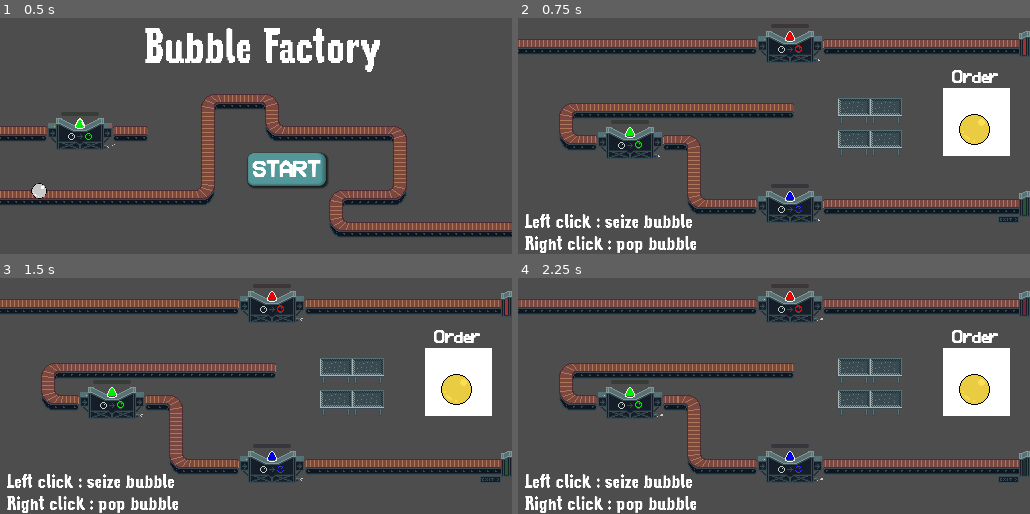
Above: before the commit, frames 1-4 (two rows, left to right).
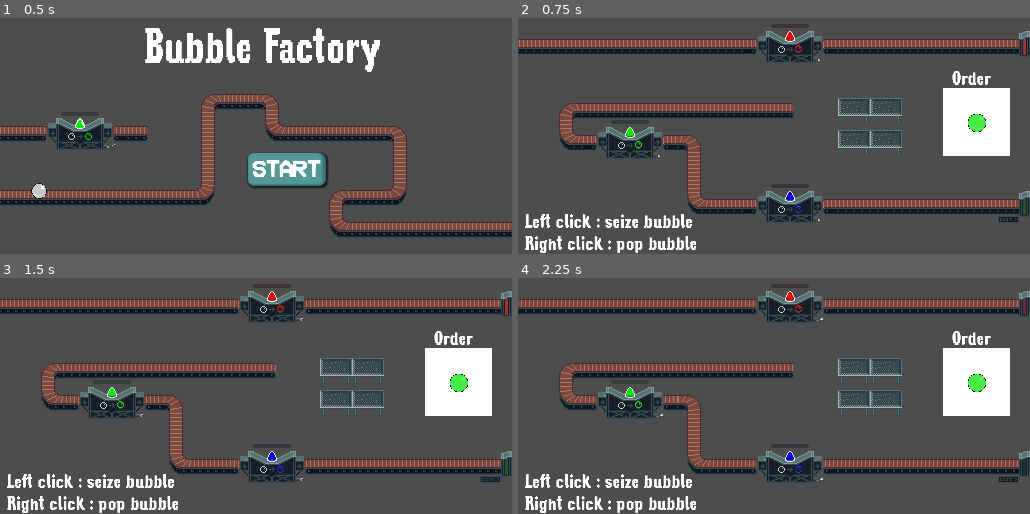
Above: after the commit, the same moments.

Repository: rems64/BubbleAssembly
Game: Godot game, scene res://bienvenue.tscn
Two runs of this game, one before a commit and one after it. Both use one fixed random seed, a clock stepped at 60 frames per second and the inputs below.
Inputs (mouse positions are in pixels of both pictures, inside the frame that each line leads up to):
- Up to frame 1 (0.5 s): no input
- Up to frame 2 (0.75 s): click "START" at 0.5 s
- Up to frame 3 (1.5 s): move the mouse to (368, 372) at 1.27 s; click (368, 372) at 1.42 s
- Up to frame 4 (2.25 s): move the mouse to (671, 398) at 2.02 s; click (671, 398) at 2.17 s

Frame 1 is identical in both runs. In frame 2, 0.9% of the frame differs, in the area x 84-94%, y 22-54%; in frame 3, 0.9%; in frame 4, 0.9%.

Commit message:
new levels

Diff:
--- a/bubulle.tscn
+++ b/bubulle.tscn
@@ -169,7 +169,6 @@
 animation = &"bulle"
 
 [node name="CollisionShape2D" type="CollisionShape2D" parent="."]
-visible = false
 shape = SubResource("CircleShape2D_2sphb")
 
 [connection signal="body_entered" from="." to="." method="_on_bulle_collisioned"]
--- a/level01.tscn
+++ b/level01.tscn
@@ -1,17 +1,19 @@
-[gd_scene load_steps=26 format=4 uid="uid://cd8ornr32tkhw"]
+[gd_scene load_steps=28 format=4 uid="uid://cd8ornr32tkhw"]
 
 [ext_resource type="TileSet" uid="uid://b8b7c7jw0qg2m" path="res://factory_belts.tres" id="1_0rjcl"]
 [ext_resource type="Script" path="res://main.gd" id="1_xra8f"]
 [ext_resource type="FontFile" uid="uid://dw1oa587pisml" path="res://PixelBook-Regular.ttf" id="2_0j4c4"]
 [ext_resource type="Script" path="res://objectif.gd" id="2_3rmrg"]
 [ext_resource type="Texture2D" uid="uid://12n0d04wd02l" path="res://illus/level_objectifs/lv0.png" id="2_3wd65"]
-[ext_resource type="FontFile" uid="uid://dbmqagvqypr2v" path="res://Pixle_Font.ttf" id="2_3x6ar"]
 [ext_resource type="PackedScene" uid="uid://bnxpox1r4ypfm" path="res://bubulle.tscn" id="2_gc5vy"]
 [ext_resource type="Texture2D" uid="uid://bakfbds3klh1t" path="res://illus/level_objectifs/lv1.png" id="3_k8yba"]
 [ext_resource type="Texture2D" uid="uid://i11malh6w03d" path="res://illus/level_objectifs/lv2.png" id="4_c7apq"]
 [ext_resource type="PackedScene" path="res://conveyor.tscn" id="4_ir3kw"]
 [ext_resource type="PackedScene" uid="uid://brc6qlway2mx5" path="res://color_changer.tscn" id="5_si668"]
 [ext_resource type="PackedScene" uid="uid://bp5p0og3uv3i2" path="res://exit.tscn" id="6_ppdk1"]
+[ext_resource type="Texture2D" uid="uid://bbrpmyk36x5hq" path="res://illus/level_objectifs/lv3.png" id="7_5vbqx"]
+[ext_resource type="Texture2D" uid="uid://bgstoiegl4k8b" path="res://illus/level_objectifs/lv4.png" id="8_70cvc"]
+[ext_resource type="Texture2D" uid="uid://1j542sjb03ke" path="res://illus/level_objectifs/lv5.png" id="9_753ig"]
 [ext_resource type="Script" path="res://spawn_point.gd" id="12_smqhh"]
 [ext_resource type="AudioStream" uid="uid://bhp68y3uurpxq" path="res://bit-bit-loop-127680.mp3" id="13_0o5o2"]
 
@@ -39,6 +41,30 @@
 }],
 "loop": false,
 "name": &"lv2",
+"speed": 0.0
+}, {
+"frames": [{
+"duration": 1.0,
+"texture": ExtResource("7_5vbqx")
+}],
+"loop": false,
+"name": &"lv3",
+"speed": 0.0
+}, {
+"frames": [{
+"duration": 1.0,
+"texture": ExtResource("8_70cvc")
+}],
+"loop": false,
+"name": &"lv4",
+"speed": 0.0
+}, {
+"frames": [{
+"duration": 1.0,
+"texture": ExtResource("9_753ig")
+}],
+"loop": false,
+"name": &"lv5",
 "speed": 0.0
 }]
 
@@ -110,7 +136,8 @@
 scale = Vector2(1.67908, 1.70093)
 
 [node name="AnimatedSprite2D" type="AnimatedSprite2D" parent="objectif"]
-position = Vector2(43, -34)
+position = Vector2(45, -42)
+scale = Vector2(0.6, 0.6)
 sprite_frames = SubResource("SpriteFrames_j02ya")
 animation = &"lv0"
 
@@ -120,7 +147,7 @@
 offset_right = 114.0
 offset_bottom = -55.0
 scale = Vector2(0.5, 0.5)
-theme_override_fonts/font = ExtResource("2_3x6ar")
+theme_override_fonts/font = ExtResource("2_0j4c4")
 theme_override_font_sizes/font_size = 40
 text = "Order"
 
@@ -150,7 +177,7 @@
 position = Vector2(35, -33)
 
 [node name="bulle2" parent="." instance=ExtResource("2_gc5vy")]
-position = Vector2(93, -26)
+position = Vector2(83, -27)
 
 [node name="Conveyor" parent="." instance=ExtResource("4_ir3kw")]
 position = Vector2(136, 45)
Binary file changed: illus/level_objectifs/lv0.png
Binary file changed: illus/level_objectifs/lv1.png
Binary file changed: illus/level_objectifs/lv2.png
Binary file added: illus/level_objectifs/lv3.png
Not shown, added: illus/level_objectifs/lv3.png.import
Binary file added: illus/level_objectifs/lv4.png
Not shown, added: illus/level_objectifs/lv4.png.import
Binary file added: illus/level_objectifs/lv5.png
Not shown, added: illus/level_objectifs/lv5.png.import
